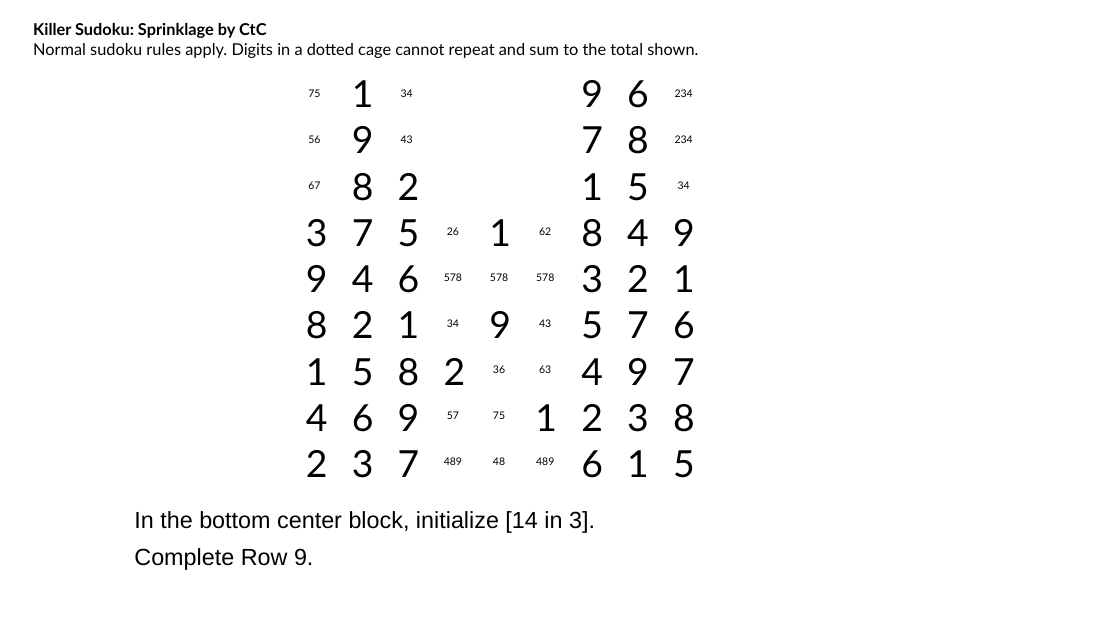
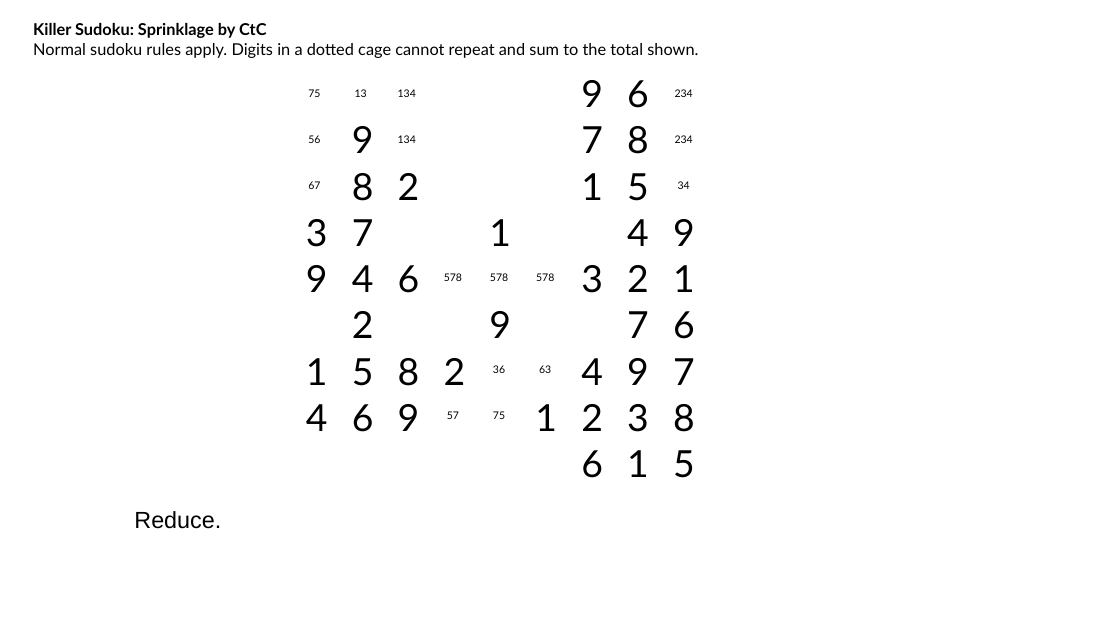
Before and after one commit to jhardis/WSJ_Number_Puzzles, a slide deck: slide 32 of 20261024_1.pptx (slide 41 before the commit). Drawn at 1120x630 pixels with LibreOffice and Linux fonts; fonts in the diff are those of the drawing; background and template pictures are left out. Boxes give left, top, right and bottom in pixels: in the first picture for what was removed or moved away, otherwise in the second. Text is boxed around its words. In the diff, an @@ line names an element or a change of style, - is before the commit and + after.

```diff
--- a/20261024_1.pptx
+++ b/20261024_1.pptx
@@ text removed at box(352, 80, 374, 107) @@
-1
@@ text added at box(355, 89, 367, 97), 9 pt, text #000000 @@
+13
@@ text at box(398, 89, 416, 97): text changed @@
-34
+134
@@ text at box(398, 135, 416, 143): text changed @@
-43
+134
@@ text removed at box(398, 219, 420, 247) @@
-5
@@ text removed at box(447, 227, 459, 235) @@
-26
@@ text removed at box(539, 227, 551, 235) @@
-62
@@ text removed at box(581, 219, 603, 247) @@
-8
@@ text removed at box(306, 311, 328, 339) @@
-8
@@ text removed at box(398, 311, 420, 338) @@
-1
@@ text removed at box(447, 319, 459, 327) @@
-34
@@ text removed at box(539, 319, 551, 327) @@
-43
@@ text removed at box(581, 311, 603, 339) @@
-5
@@ text removed at box(306, 450, 328, 477) @@
-2
@@ text removed at box(352, 450, 374, 478) @@
-3
@@ text removed at box(398, 450, 420, 477) @@
-7
@@ text removed at box(444, 457, 462, 465) @@
-489
@@ text removed at box(493, 457, 505, 465) @@
-48
@@ text removed at box(536, 457, 554, 465) @@
-489
@@ text at box(134, 511, 221, 529): text changed @@
-In the bottom center block, initialize [14 in 3].
-Complete Row 9.
+Reduce.
```
Also in this commit, not shown: 23 other slides changed, 7 slides removed.
